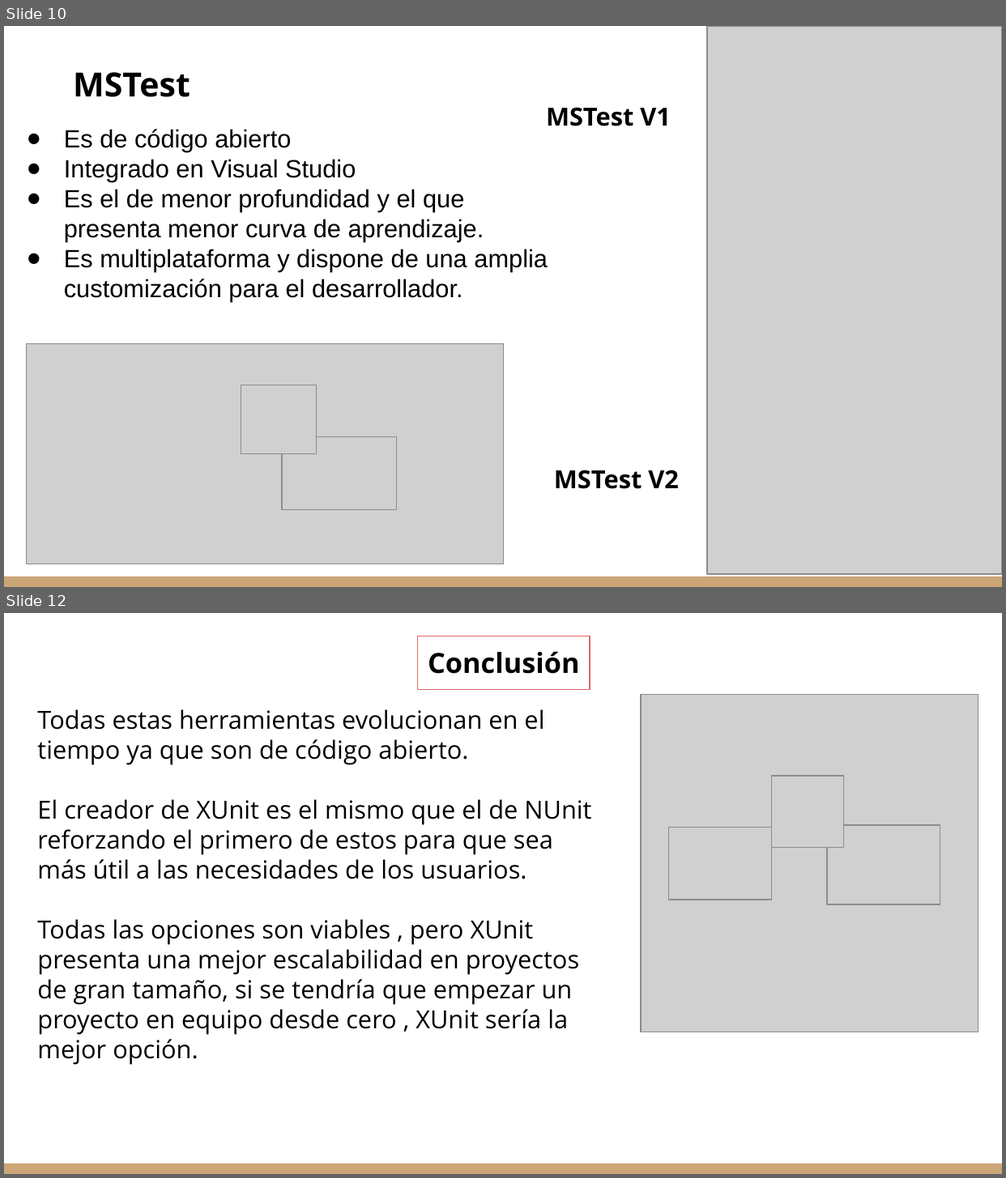
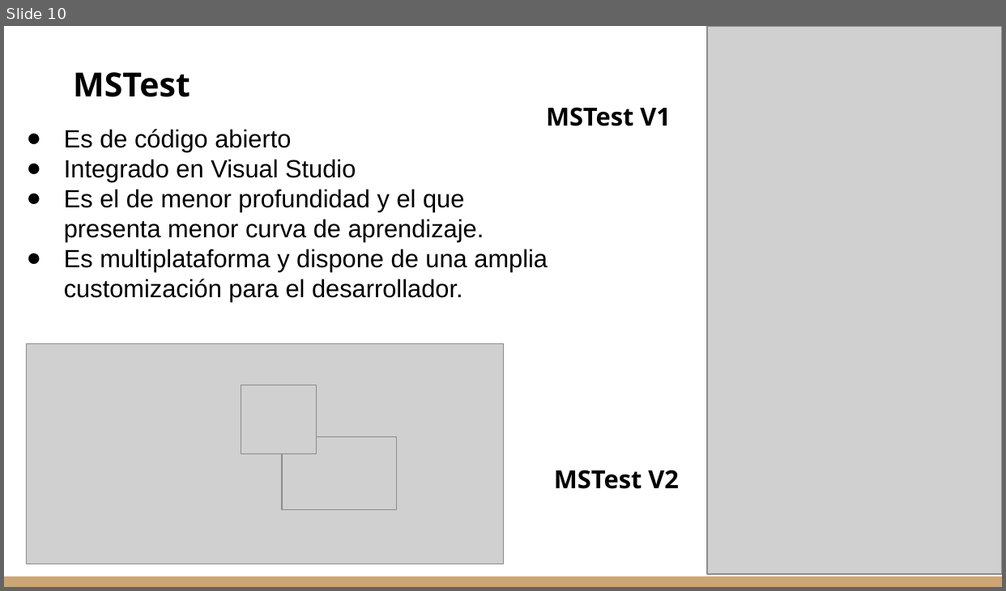
Before and after one commit to gitgamba/.Net-Grupo8, a slide deck: TPS/Unit Testing.pptx. Shown one above the other, each under a label of ours: slides 10 and 12 before the commit, slide 10 after it; the slides between them are not shown. The pictures are 1006x1178 and 1006x591 pixels, drawn with LibreOffice and Linux fonts; fonts in the diff are those of the drawing; grey boxes stand for pictures. Boxes give left, top, right and bottom in pixels: in the first picture for what was removed or moved away, otherwise in the second. Text is boxed around its words. In the diff, an @@ line names an element or a change of style, - is before the commit and + after.

```diff
--- a/TPS/Unit Testing.pptx
+++ b/TPS/Unit Testing.pptx
@@ slide 12 removed at <box>4,613,1002,1174</box>, background #FFFFFF; not listed: 1 template element that a slide beside it also shows @@
@@ rectangle removed at <box>418,636,590,690</box> @@
-Conclusión
@@ text removed at <box>37,709,591,1065</box> @@
-Todas estas herramientas evolucionan en el tiempo ya que son de código abierto.
-El creador de XUnit es el mismo que el de NUnit reforzando el primero de estos para que sea más útil a las necesidades de los usuarios.
-Todas las opciones son viables , pero XUnit presenta una mejor escalabilidad en proyectos de gran tamaño, si se tendría que empezar un proyecto en equipo desde cero , XUnit sería la mejor opción.
@@ picture removed at <box>641,695,978,1032</box> @@
@@ picture removed at <box>771,776,843,848</box> @@
@@ picture removed at <box>669,828,771,901</box> @@
@@ picture removed at <box>827,825,941,905</box> @@
```
Also in this commit, not shown: 3 slides changed, 1 slide added.
